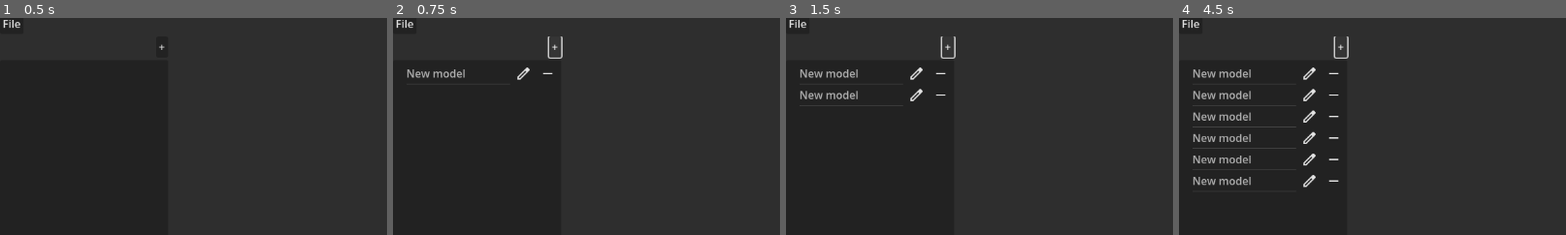
Above: before the commit, frames 1-4 (left to right).
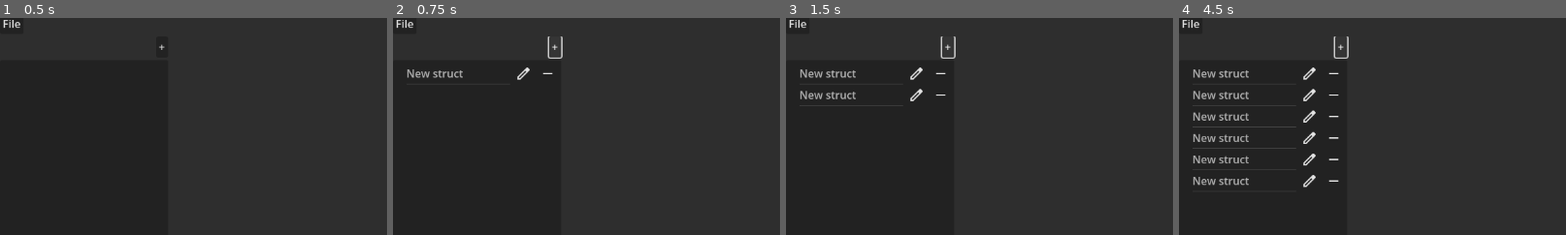
Above: after the commit, the same moments.

Repository: potex02/structforge
Game: Godot game, scene res://main.tscn
The game is run twice, just before and just after one commit, with the same random seed, the same clock (stepped at 60 frames per second) and the same inputs.
Inputs:
- Up to frame 1 (0.5 s): no input
- Up to frame 2 (0.75 s): click "+" at 0.5 s
- Up to frame 3 (1.5 s): click "+" at 1.25 s
- Up to frame 4 (4.5 s): click "+" at 2 s; tap Enter at 2.75, 4.25 s; tap O at 2.85, 3.6, 4.35 s; tap Space at 3.5 s
The pictures show only the part of the screen within x 0-50%, y 1-51%; the shares and areas given below are measured in that part.

Frame 1 is identical in both runs. In frame 2, 0.2% of the frame differs, in the area x 10-19%, y 23-28%; in frame 3, 0.4%; in frame 4, 1.1%, in the area x 10-19%, y 23-78%.

Commit message:
Renamed Model to struct and added struct saving

Diff:
--- a/main.tscn
+++ b/main.tscn
@@ -41,12 +41,12 @@
 layout_mode = 2
 script = ExtResource("3_h2yge")
 
-[node name="ModelButton" type="Button" parent="MainContainer/ScrollContainer/HSplitContainer/LeftContainer"]
+[node name="StructButton" type="Button" parent="MainContainer/ScrollContainer/HSplitContainer/LeftContainer"]
 layout_mode = 2
 size_flags_horizontal = 8
 text = "+"
 
-[node name="ModelTree" type="Tree" parent="MainContainer/ScrollContainer/HSplitContainer/LeftContainer"]
+[node name="StructTree" type="Tree" parent="MainContainer/ScrollContainer/HSplitContainer/LeftContainer"]
 layout_mode = 2
 size_flags_horizontal = 3
 size_flags_vertical = 3
--- a/nodes/model_container.tscn
+++ /dev/null
@@ -1,21 +0,0 @@
-[gd_scene load_steps=2 format=3 uid="uid://be031tnck4wex"]
-
-[ext_resource type="Script" uid="uid://cpo0u82uep0el" path="res://scripts/containers/model_container.gd" id="1_s60ld"]
-
-[node name="ModelContainer" type="VBoxContainer"]
-anchors_preset = 15
-anchor_right = 1.0
-anchor_bottom = 1.0
-grow_horizontal = 2
-grow_vertical = 2
-script = ExtResource("1_s60ld")
-
-[node name="FieldsContainer" type="VBoxContainer" parent="."]
-layout_mode = 2
-size_flags_vertical = 3
-
-[node name="FieldButton" type="Button" parent="."]
-layout_mode = 2
-text = "Add field"
-
-[connection signal="pressed" from="FieldButton" to="." method="_on_field_button_pressed"]
--- /dev/null
+++ b/nodes/struct_container.tscn
@@ -0,0 +1,37 @@
+[gd_scene load_steps=2 format=3 uid="uid://be031tnck4wex"]
+
+[ext_resource type="Script" uid="uid://cpo0u82uep0el" path="res://scripts/containers/struct_container.gd" id="1_2l70t"]
+
+[node name="StructContainer" type="VBoxContainer"]
+anchors_preset = 15
+anchor_right = 1.0
+anchor_bottom = 1.0
+grow_horizontal = 2
+grow_vertical = 2
+script = ExtResource("1_2l70t")
+
+[node name="ScrollContainer" type="ScrollContainer" parent="."]
+layout_mode = 2
+size_flags_vertical = 3
+
+[node name="FieldsContainer" type="VBoxContainer" parent="ScrollContainer"]
+layout_mode = 2
+size_flags_horizontal = 3
+
+[node name="HBoxContainer" type="HBoxContainer" parent="."]
+layout_mode = 2
+
+[node name="SaveButton" type="Button" parent="HBoxContainer"]
+layout_mode = 2
+size_flags_horizontal = 3
+tooltip_text = "Save a struct"
+text = "Save"
+
+[node name="FieldButton" type="Button" parent="HBoxContainer"]
+layout_mode = 2
+size_flags_horizontal = 3
+tooltip_text = "Add a field"
+text = "Add field"
+
+[connection signal="pressed" from="HBoxContainer/SaveButton" to="." method="_on_save_button_pressed"]
+[connection signal="pressed" from="HBoxContainer/FieldButton" to="." method="_on_field_button_pressed"]
--- a/scripts/containers/field_container.gd
+++ b/scripts/containers/field_container.gd
@@ -1,6 +1,6 @@
 class_name FieldContainer
 extends HBoxContainer
-## The container of a field for the model definition.
+## The container of a field for the struct definition.
 
 
 ## Sets the field data in the container.
--- a/scripts/containers/left_container.gd
+++ b/scripts/containers/left_container.gd
@@ -3,8 +3,8 @@
 ## The left container of the app.
 
 
-## The tree of models and instances.
-@onready var _tree: Tree = $ModelTree
+## The tree of structs and instances.
+@onready var _tree: Tree = $StructTree
 ## The tree root item.
 var _root: TreeItem
 ## The signal emitted when a tree element is clicked.
@@ -20,19 +20,24 @@
 			0:
 				self.element_clicked.emit(item.get_metadata(0))
 			1:
-				if item.get_metadata(0) is Node:
-					item.get_metadata(0).queue_free()
+				if item.get_metadata(0).container is Node:
+					item.get_metadata(0).container.queue_free()
 				item.free()
 	)
 	self._root = self._tree.create_item()
 	self._tree.hide_root = true
-	$ModelButton.pressed.connect(func():
+	$StructButton.pressed.connect(func():
 
-		var model_item: TreeItem = self._tree.create_item(self._root)
+		var struct_item: TreeItem = self._tree.create_item(self._root)
+		var struct_container: StructContainer = preload("res://nodes/struct_container.tscn").instantiate()
 
-		model_item.set_text(0, "New model")
-		model_item.set_editable(0, true)
-		model_item.add_button(0, preload("res://assets/edit.svg"), 0, false, "Edit the model")
-		model_item.set_metadata(0, preload("res://nodes/model_container.tscn").instantiate())
-		model_item.add_button(0, preload("res://assets/remove.svg"), 1, false, "Remove the model")
+		struct_item.set_text(0, "New struct")
+		struct_item.set_editable(0, true)
+		struct_item.add_button(0, preload("res://assets/edit.svg"), 0, false, "Edit the struct")
+		struct_container.item = struct_item
+		struct_item.set_metadata(0, {
+			id = Model.model.next_struct_id(),
+			container = struct_container
+		})
+		struct_item.add_button(0, preload("res://assets/remove.svg"), 1, false, "Remove the struct")
 	)
--- a/scripts/containers/model_container.gd
+++ /dev/null
@@ -1,17 +0,0 @@
-class_name  ModelContainer
-extends VBoxContainer
-## The app model section.
-
-
-## The field container node.
-const FIELD_CONTAINER_NODE: PackedScene = preload("res://nodes/model/field_container.tscn")
-
-
-## Adds a field to the model.
-func _on_field_button_pressed() -> void:
-
-	var fields_container: VBoxContainer = $FieldsContainer
-	var container: FieldContainer = ModelContainer.FIELD_CONTAINER_NODE.instantiate()
-
-	container.set_content(fields_container.remove_child, Field.new("New field", TYPE_INT, false))
-	fields_container.add_child(container)
--- a/scripts/containers/right_container.gd
+++ b/scripts/containers/right_container.gd
@@ -1,10 +1,6 @@
 class_name RightContainer
 extends Container
 ## The right container of the app.
-
-
-## The app sections.
-enum Section { NULL, MODEL, INSTANCE }
 
 
 ## Sets the current content.
--- /dev/null
+++ b/scripts/containers/struct_container.gd
@@ -0,0 +1,24 @@
+class_name  StructContainer
+extends VBoxContainer
+## The app struct section.
+
+
+## The field container node.
+const FIELD_CONTAINER_NODE: PackedScene = preload("res://nodes/field_container.tscn")
+## The struct tree item.
+var item: TreeItem
+
+
+## Adds a field to the struct.
+func _on_field_button_pressed() -> void:
+
+	var fields_container: VBoxContainer = $ScrollContainer/FieldsContainer
+	var container: FieldContainer = StructContainer.FIELD_CONTAINER_NODE.instantiate()
+
+	container.set_content(fields_container.remove_child, Field.new("New field", TYPE_INT, false))
+	fields_container.add_child(container)
+
+
+## Saves the struct.
+func _on_save_button_pressed() -> void:
+	Model.model.save_struct(self.item.get_metadata(0).id, Struct.new(self.item.get_text(0), []))
--- a/scripts/main.gd
+++ b/scripts/main.gd
@@ -14,6 +14,5 @@
 	self.get_window().min_size = Vector2i(400, 400)
 	self._main_menu_bar.connect_actions()
 	self._left_container.element_clicked.connect(func(element: Variant):
-		if element is Container:
-			self._right_container.set_content(element)
+		self._right_container.set_content(element.container)
 	)
--- a/scripts/model/field.gd
+++ b/scripts/model/field.gd
@@ -1,6 +1,6 @@
 class_name Field
 extends RefCounted
-## A class respresenting a model field.
+## A class respresenting a struct field.
 
 
 ## The dicitonary of the primitive types names.
--- /dev/null
+++ b/scripts/model/model.gd
@@ -0,0 +1,23 @@
+class_name Model
+extends RefCounted
+## The app model.
+
+
+## The app model singleton.
+static var model: Model = Model.new()
+## the id assigned to the structs.
+var _struct_id: int = 0
+## The saved structs.
+var _structs: Dictionary[int, Struct]
+
+
+## Saves a struct.
+func save_struct(name: int, struct: Struct) -> void:
+	self._structs[name] = struct
+	print(self._structs)
+
+
+## Gets the mext struct id.
+func next_struct_id() -> int:
+	self._struct_id += 1
+	return self._struct_id - 1
--- /dev/null
+++ b/scripts/model/struct.gd
@@ -0,0 +1,15 @@
+class_name Struct
+extends RefCounted
+## A class respresenting a struct.
+
+
+## The struct name.
+var _name: String
+## The struct fields.
+var _fields: Array[Field]
+
+
+## Creates a struct.
+func _init(name: String, fields: Array[Field]) -> void:
+	self._name = name
+	self._fields = fields
Not shown: 3 places in nodes/field_container.tscn that only renumber resources
Renamed: scripts/containers/model_container.gd.uid -> scripts/containers/struct_container.gd.uid
Not shown, added: scripts/model/model.gd.uid
Not shown, added: scripts/model/struct.gd.uid
